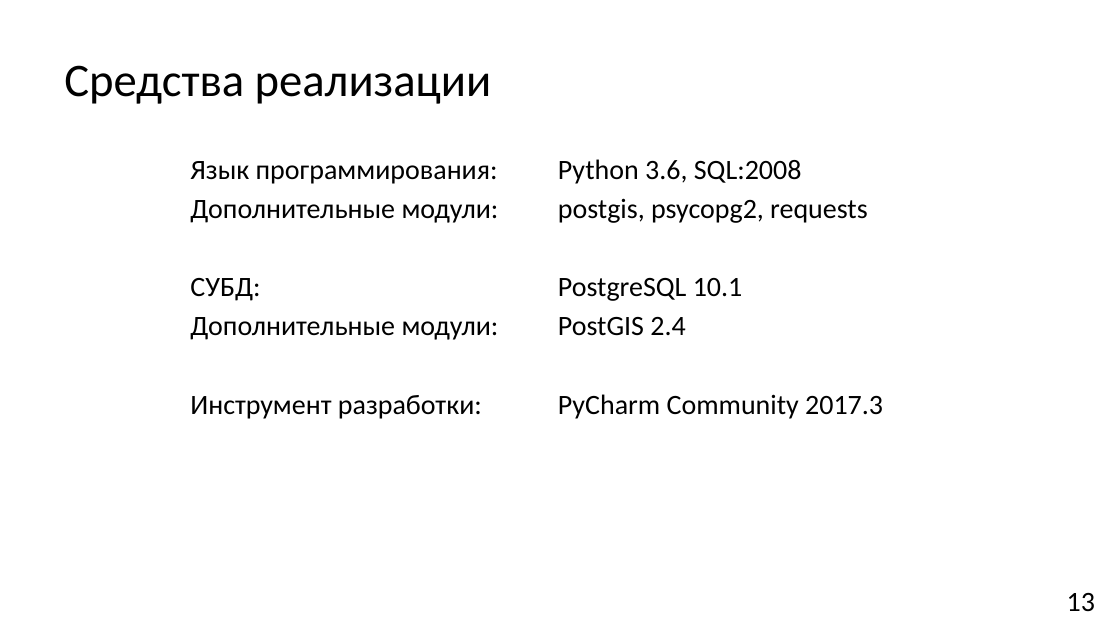
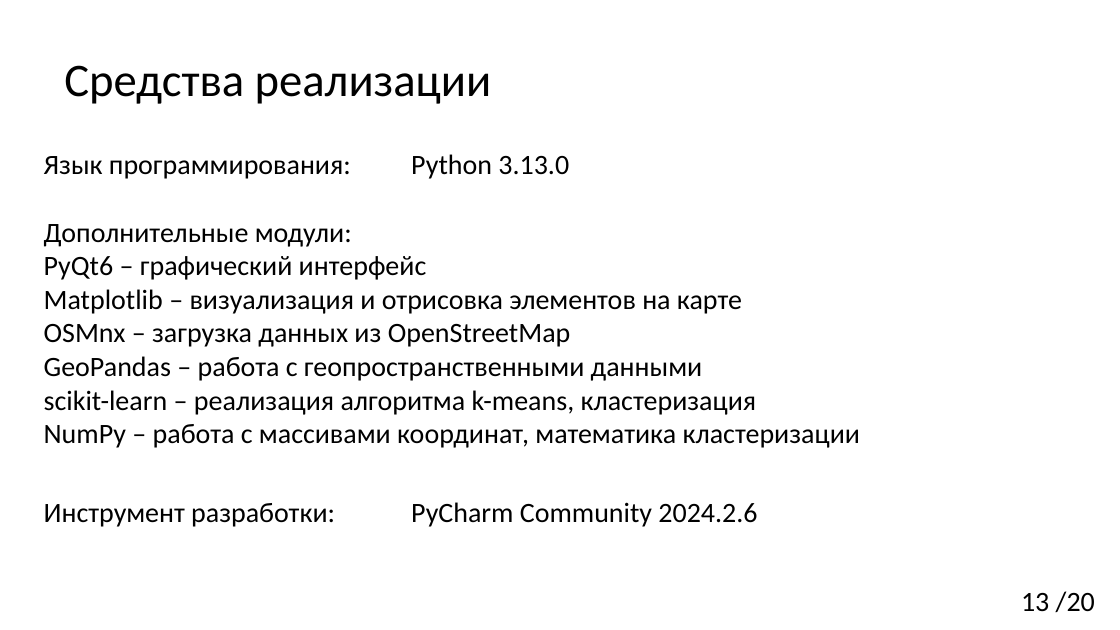
Before and after one commit to YaroslavMestkovsky/VKR, a slide deck: slide 13 of 3 [Презентация].pptx. Drawn at 1120x630 pixels with LibreOffice and Linux fonts; fonts in the diff are those of the drawing. Boxes give left, top, right and bottom in pixels: in the first picture for what was removed or moved away, otherwise in the second. Text is boxed around its words. In the diff, an @@ line names an element or a change of style, - is before the commit and + after.

```diff
--- a/3 [Презентация].pptx
+++ b/3 [Презентация].pptx
@@ text at (44, 154, 860, 527): text changed @@
-Язык программирования: Python 3.6, SQL:2008
-Дополнительные модули: postgis, psycopg2, requests
-СУБД: PostgreSQL 10.1
-Дополнительные модули: PostGIS 2.4
-Инструмент разработки: PyCharm Community 2017.3
+Язык программирования: Python 3.13.0
+Дополнительные модули:
+PyQt6 – графический интерфейс
+Matplotlib – визуализация и отрисовка элементов на карте
+OSMnx – загрузка данных из OpenStreetMap
+GeoPandas – работа с геопространственными данными
+scikit-learn – реализация алгоритма k-means, кластеризация
+NumPy – работа с массивами координат, математика кластеризации
+Инструмент разработки: PyCharm Community 2024.2.6
@@ page number at (1021, 591, 1095, 612): text changed @@
-13
+13 /20
```
Also in this commit, not shown: 3 other slides changed, 15 slides added, 14 slides removed, 1 other file.
